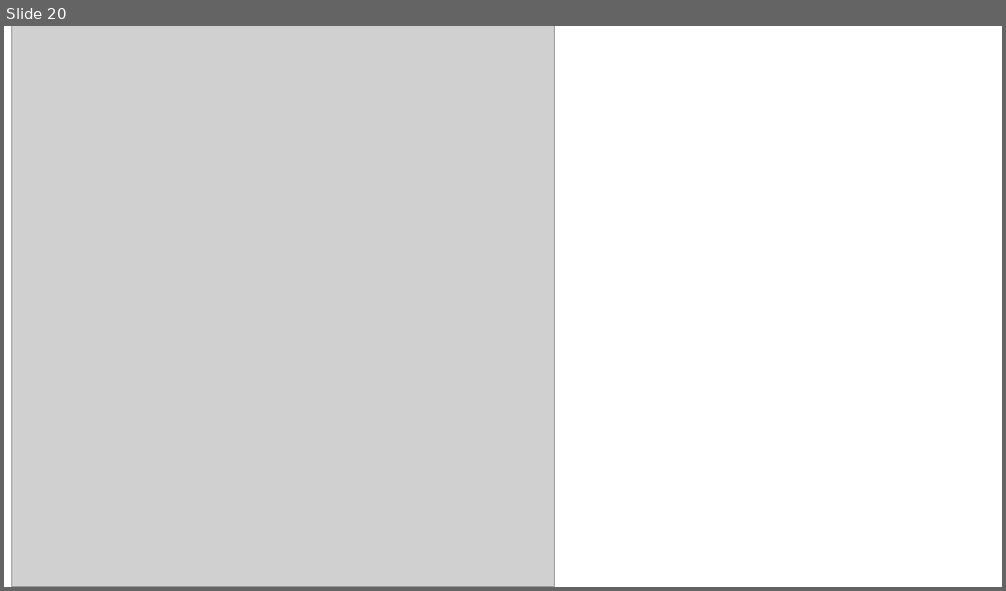
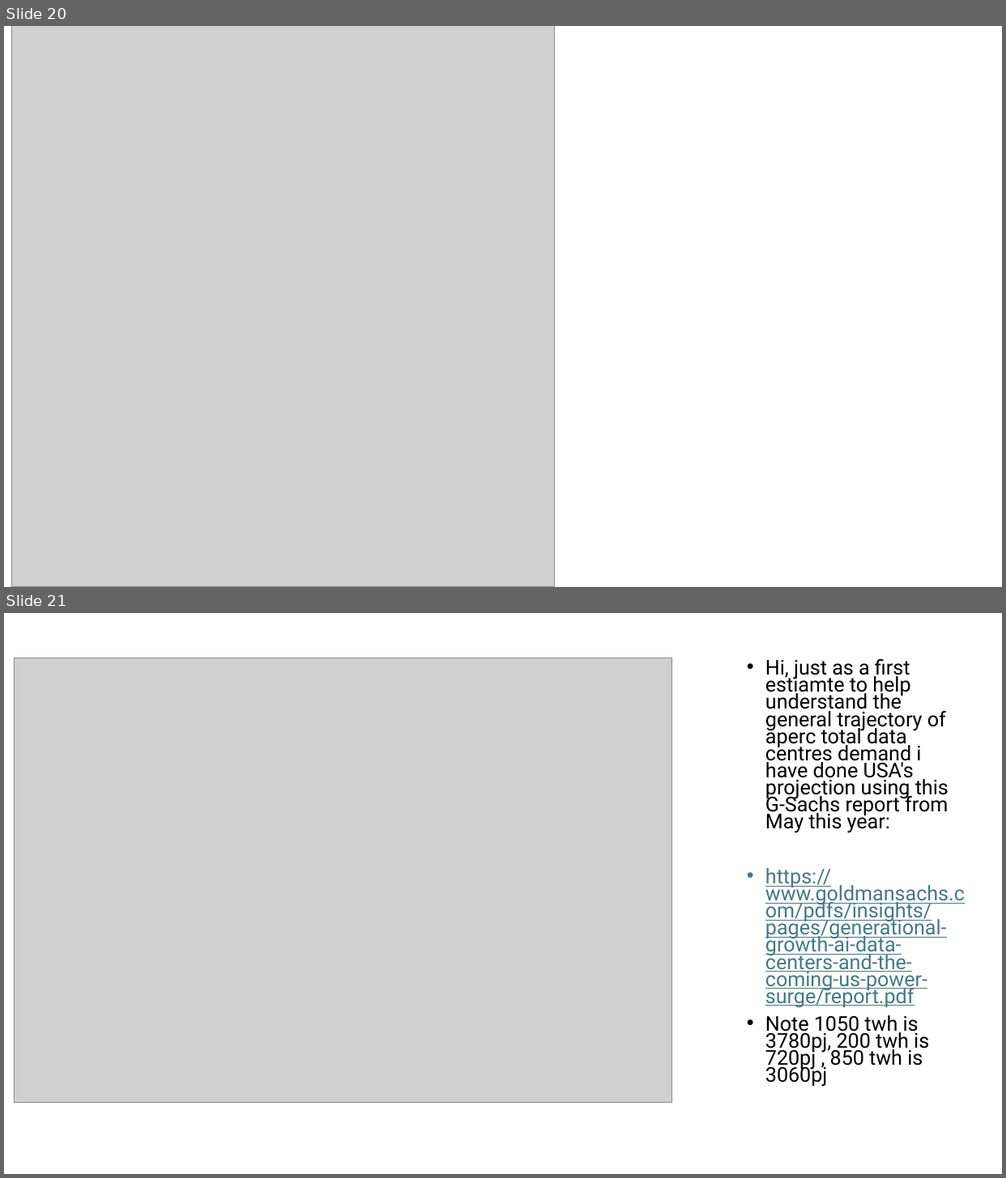
Before and after one commit to asia-pacific-energy-research-centre/data-centres, a slide deck: documentation/Data centres - all things used as inputs.pptx. Shown one above the other, each under a label of ours: slide 20 before the commit, slides 20 and 21 after it. The pictures are 1006x591 and 1006x1178 pixels, drawn with LibreOffice and Linux fonts; fonts in the diff are those of the drawing; grey boxes stand for pictures. Boxes give left, top, right and bottom in pixels: in the first picture for what was removed or moved away, otherwise in the second. Text is boxed around its words. In the diff, an @@ line names an element or a change of style, - is before the commit and + after.

```diff
--- a/documentation/Data centres - all things used as inputs.pptx
+++ b/documentation/Data centres - all things used as inputs.pptx
@@ slide 21 added at (4, 613, 1002, 1174), background #FFFFFF @@
@@ picture added at (14, 658, 671, 1103) @@
@@ text added at (765, 659, 965, 1087), 19.6 pt, text #000000 @@
+• Hi, just as a first estiamte to help understand the general trajectory of aperc total data centres demand i have done USA's projection using this G-Sachs report from May this year:
+• https://www.goldmansachs.com/pdfs/insights/pages/generational-growth-ai-data-centers-and-the-coming-us-power-surge/report.pdf
+• Note 1050 twh is 3780pj, 200 twh is 720pj , 850 twh is 3060pj
```
Also in this commit, not shown: 2 slides changed, 4 other slides added, 4 slides removed, 11 other files.
